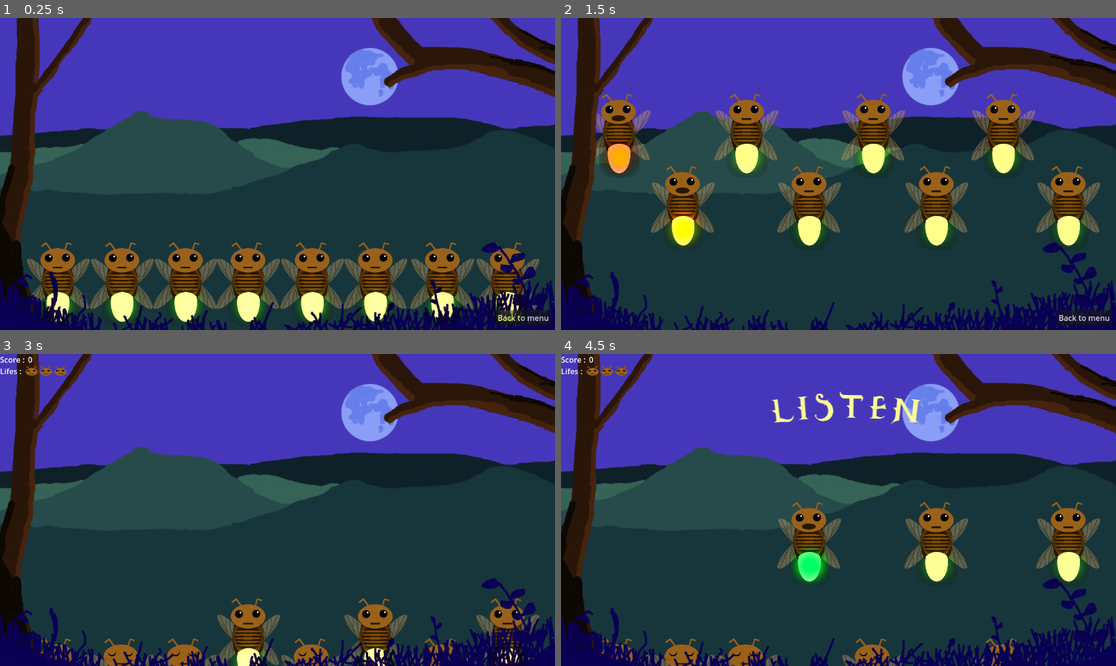
Above: before the commit, frames 1-4 (two rows, left to right).
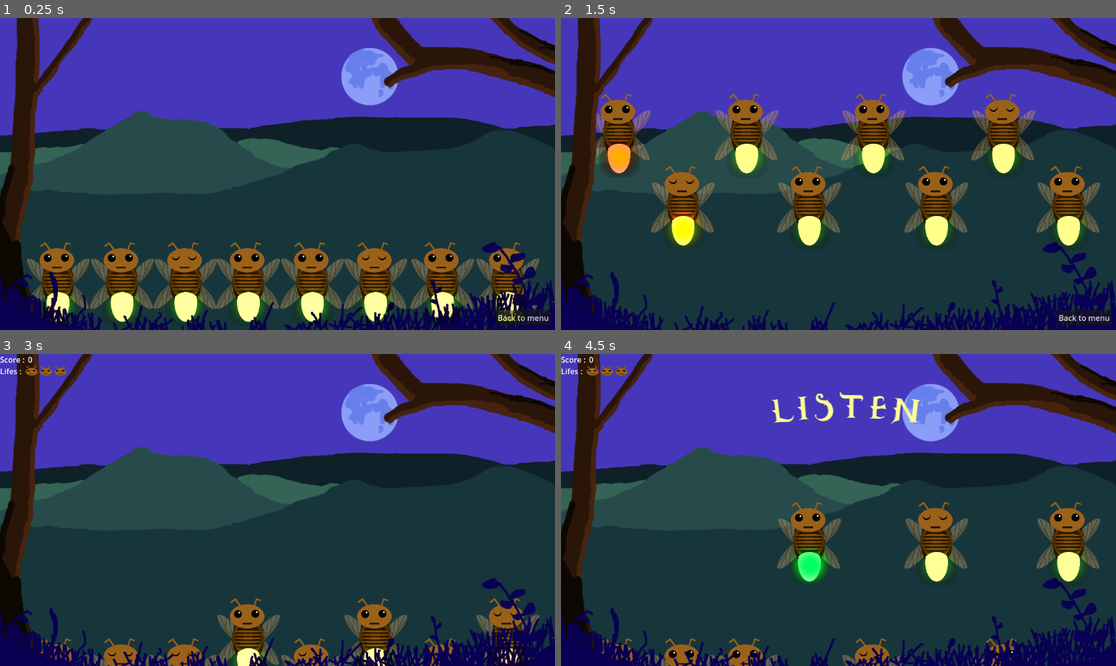
Above: after the commit, the same moments.

Repository: Kaijiro/ld56
Game: Godot game, scene res://scenes/creative.tscn
The game is run twice, just before and just after one commit, with the same random seed, the same clock (stepped at 60 frames per second) and the same inputs. This scene is started directly instead of the project's main scene. Sound files missing from this copy of the repository are replaced by a short silence.
Inputs (mouse positions are in pixels of both pictures, inside the frame that each line leads up to):
- Up to frame 1 (0.25 s): no input
- Up to frame 2 (1.5 s): move the mouse to (616, 223) at 0.52 s; click (616, 223) at 0.6 s; move the mouse to (683, 208) at 1.27 s; click (683, 208) at 1.35 s
- Up to frame 3 (3 s): click "Back to menu" at 2 s; click "Classic mode" at 2.75 s
- Up to frame 4 (4.5 s): move the mouse to (810, 544) at 3.52 s; click (810, 544) at 3.6 s; move the mouse to (938, 544) at 4.27 s; click (938, 544) at 4.35 s

The runs differ from the first frame. In frame 1, 0.9% of the frame differs, in the area x 7-95%, y 71-82%; in frame 2, 0.9%, in the area x 7-95%, y 24-58%; in frame 3, 0.3%; in frame 4, 0.5%.

Commit message:
Haunting blink

Diff:
--- a/scenes/firefly.tscn
+++ b/scenes/firefly.tscn
@@ -9,9 +9,9 @@
 atlas = ExtResource("2_k51sn")
 region = Rect2(0, 213, 241, 213)
 
-[sub_resource type="AtlasTexture" id="AtlasTexture_pec36"]
+[sub_resource type="AtlasTexture" id="AtlasTexture_verlv"]
 atlas = ExtResource("2_k51sn")
-region = Rect2(0, 0, 241, 213)
+region = Rect2(723, 213, 241, 213)
 
 [sub_resource type="AtlasTexture" id="AtlasTexture_m782c"]
 atlas = ExtResource("2_k51sn")
@@ -37,11 +37,11 @@
 }, {
 "frames": [{
 "duration": 1.0,
-"texture": SubResource("AtlasTexture_pec36")
+"texture": SubResource("AtlasTexture_verlv")
 }],
 "loop": true,
 "name": &"idle",
-"speed": 20.0
+"speed": 5.0
 }, {
 "frames": [{
 "duration": 1.0,
@@ -105,7 +105,8 @@
 position = Vector2(-0.512985, -84.25)
 scale = Vector2(0.481221, 0.481221)
 sprite_frames = SubResource("SpriteFrames_aikpu")
-animation = &"sleep"
+animation = &"idle"
+frame_progress = 0.0691958
 
 [node name="Tail" type="AnimatedSprite2D" parent="."]
 position = Vector2(0, 66)
--- a/scripts/firefly.gd
+++ b/scripts/firefly.gd
@@ -3,6 +3,8 @@
 # Animation
 @onready var tail_light: PointLight2D = $TailLight
 @onready var head: AnimatedSprite2D = $Head
+var tempo_blink: float = 0
+var blink_time: float = 0.8
 
 # Customisation
 @export var singing_light: Color = Color.BLUE_VIOLET
@@ -58,6 +60,9 @@
     GameSignals.AwaitNextInput.connect(self._on_await_next_input)
     GameSignals.BlockInputs.connect(self._on_block_inputs)
 
+    self.blink_time = randf_range(0.1,0.7)
+    print(str(self.id)+" blink time is "+str(self.blink_time))
+
     self.sleep()
 
 # Called every frame. 'delta' is the elapsed time since the previous frame.
@@ -71,6 +76,14 @@
 
     if self.is_clickable() && Input.is_action_just_pressed("click"):
         self.activate()
+
+    self.tempo_blink += delta
+    if self.tempo_blink >= self.blink_time:
+        self.head.play("sleep")
+    if self.tempo_blink >= self.blink_time + 0.2:
+        self.head.play("idle")
+    if self.tempo_blink >= 1.0:
+        self.tempo_blink = 0
 
     if self.isPulsing:
         if self.isPulseUp:
